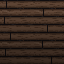
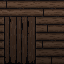
Two versions of the same layered image (64px x 64px). Layer-by-layer changes:
added layer "Doorway" above "Background" over [2, 17, 38, 64]
